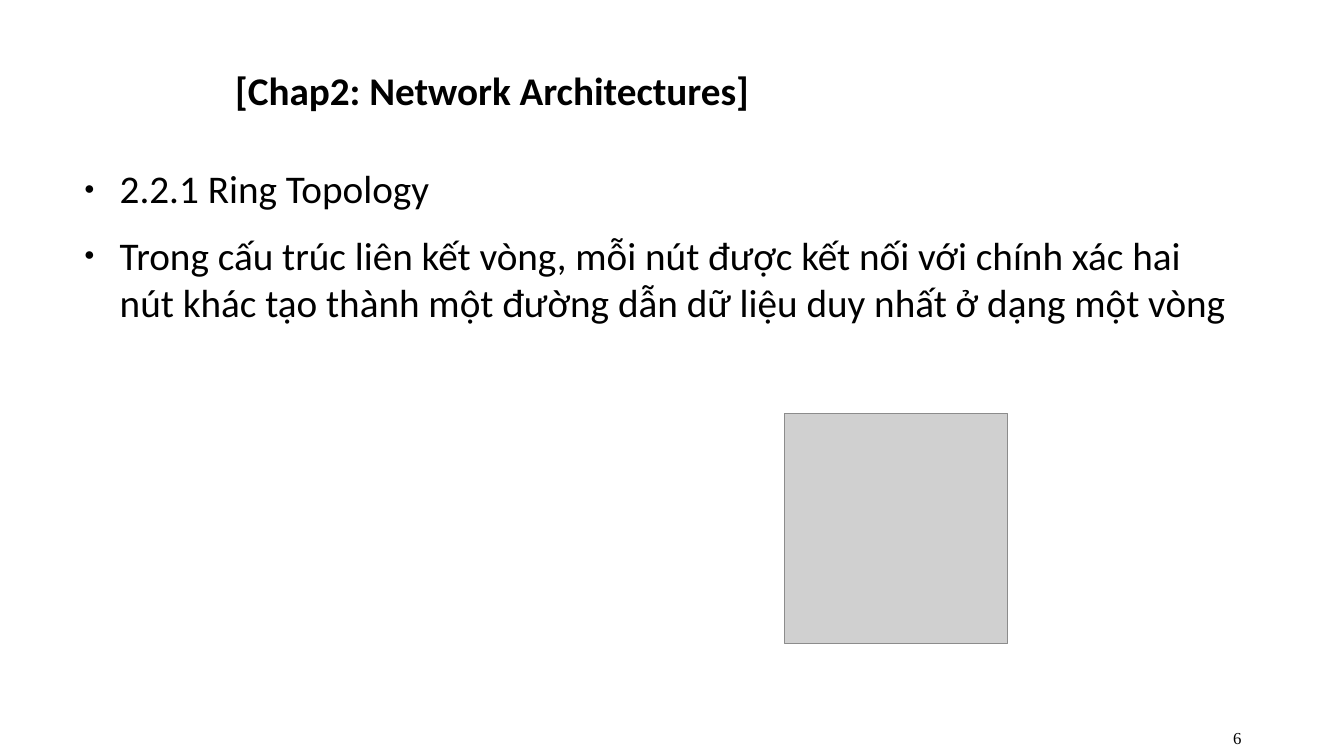
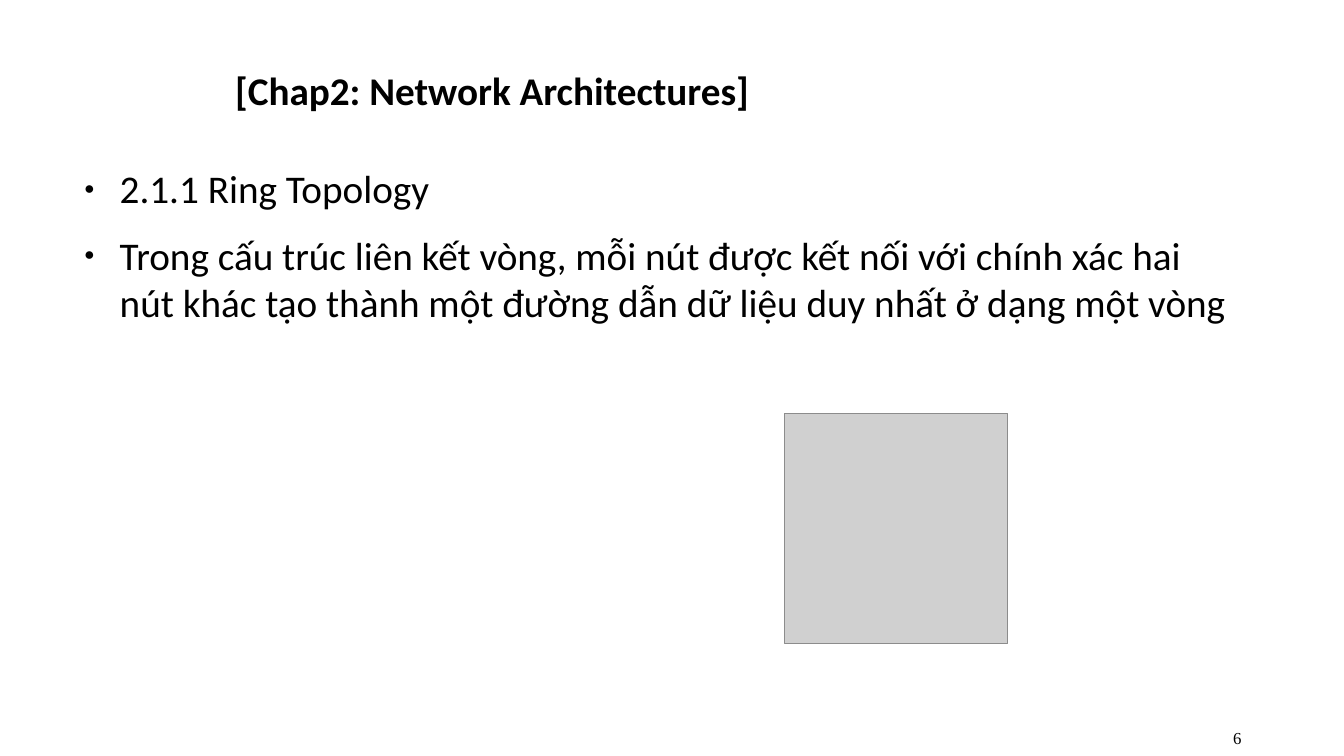
Before and after one commit to quang-vn26/Advanced-Network-Programming-Tieng-Viet-, a slide deck: slide 6 of pp1.pptx. Drawn at 1344x756 pixels with LibreOffice and Linux fonts; fonts in the diff are those of the drawing; grey boxes stand for pictures; background and template pictures are left out. Boxes give left, top, right and bottom in pixels: in the first picture for what was removed or moved away, otherwise in the second. Text is boxed around its words. In the diff, an @@ line names an element or a change of style, - is before the commit and + after.

```diff
--- a/pp1.pptx
+++ b/pp1.pptx
@@ text at (120, 175, 429, 210): text changed @@
-● 2.2.1 Ring Topology
+● 2.1.1 Ring Topology
```
Also in this commit, not shown: 15 other slides changed, 11 slides added, 2 slides removed.
